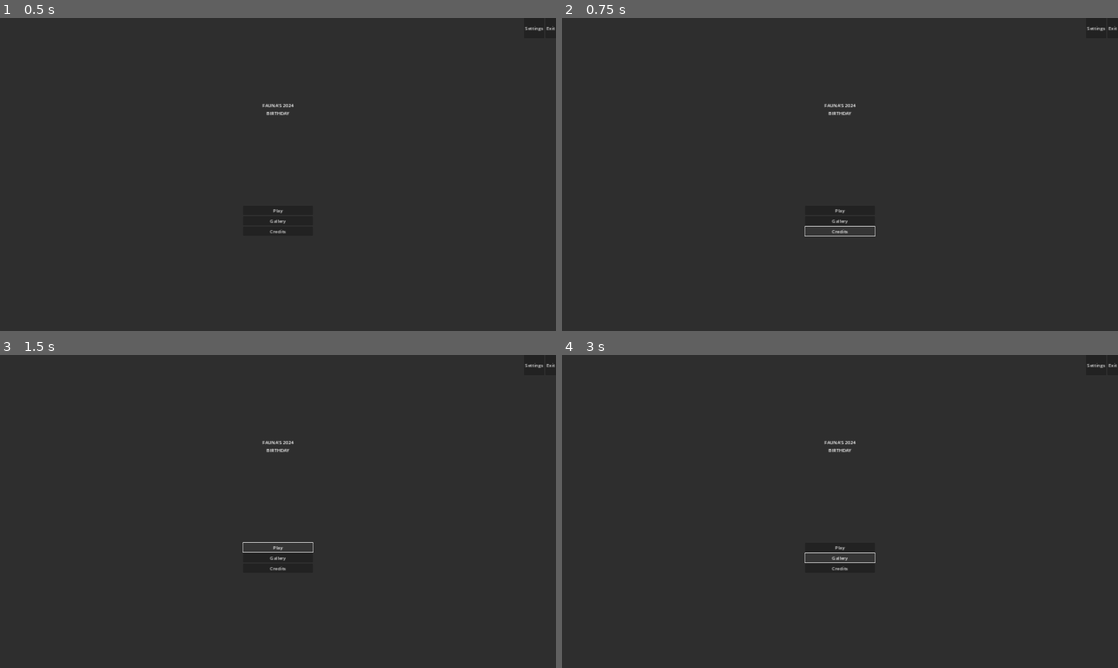
Above: before the commit, frames 1-4 (two rows, left to right).
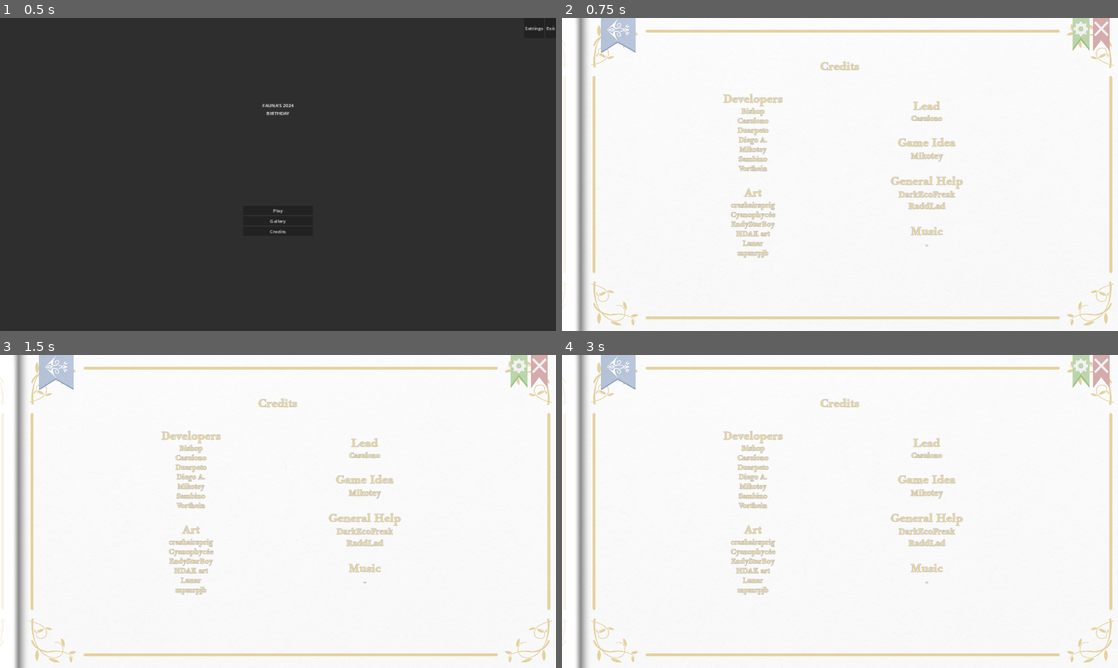
Above: after the commit, the same moments.

Repository: Saplings-Projects/Birthday-2024
Game: Godot game, scene res://MainScenes/main_menu_old.tscn
The game is run twice, just before and just after one commit, with the same random seed, the same clock (stepped at 60 frames per second) and the same inputs. This scene is started directly instead of the project's main scene.
Inputs (mouse positions are in pixels of both pictures, inside the frame that each line leads up to):
- Up to frame 1 (0.5 s): no input
- Up to frame 2 (0.75 s): click "Credits" at 0.5 s
- Up to frame 3 (1.5 s): click (278, 545) at 1.25 s, where only the run before the commit has a clickable "Play"
- Up to frame 4 (3 s): click (840, 545) at 2 s, where only the run before the commit has a clickable "Play"; click (840, 558) at 2.75 s, where only the run before the commit has a clickable "Gallery"

Frame 1 is identical in both runs. In frame 2, 100% of the frame differs, in the area x 0-100%, y 0-100%; in frame 3, 100%; in frame 4, 100%.
Error before the commit: Parse Error: Function "_disable_all_screans()" not found in base self. (res://Scripts/UI/MainMenu/MainMenuUiManager.gd:51)

Commit message:
Fix typo and some issues from merging

Diff:
--- a/Birthday-2024-Project/Scripts/UI/MainMenu/MainMenuUiManager.gd
+++ b/Birthday-2024-Project/Scripts/UI/MainMenu/MainMenuUiManager.gd
@@ -48,7 +48,7 @@
 	gallery_screen.show()
 
 func show_credits_screen():
-	_disable_all_screans()
+	_disable_all_screens()
 	credits_screen.show()
 
 func _disable_all_screens():
Not shown: 1 places in Birthday-2024-Project/ScenePrefabs/CreditsScreen.tscn that only renumber resources
Not shown: 1 places in Birthday-2024-Project/ScenePrefabs/MainMenuUiManager.tscn that only renumber resources
